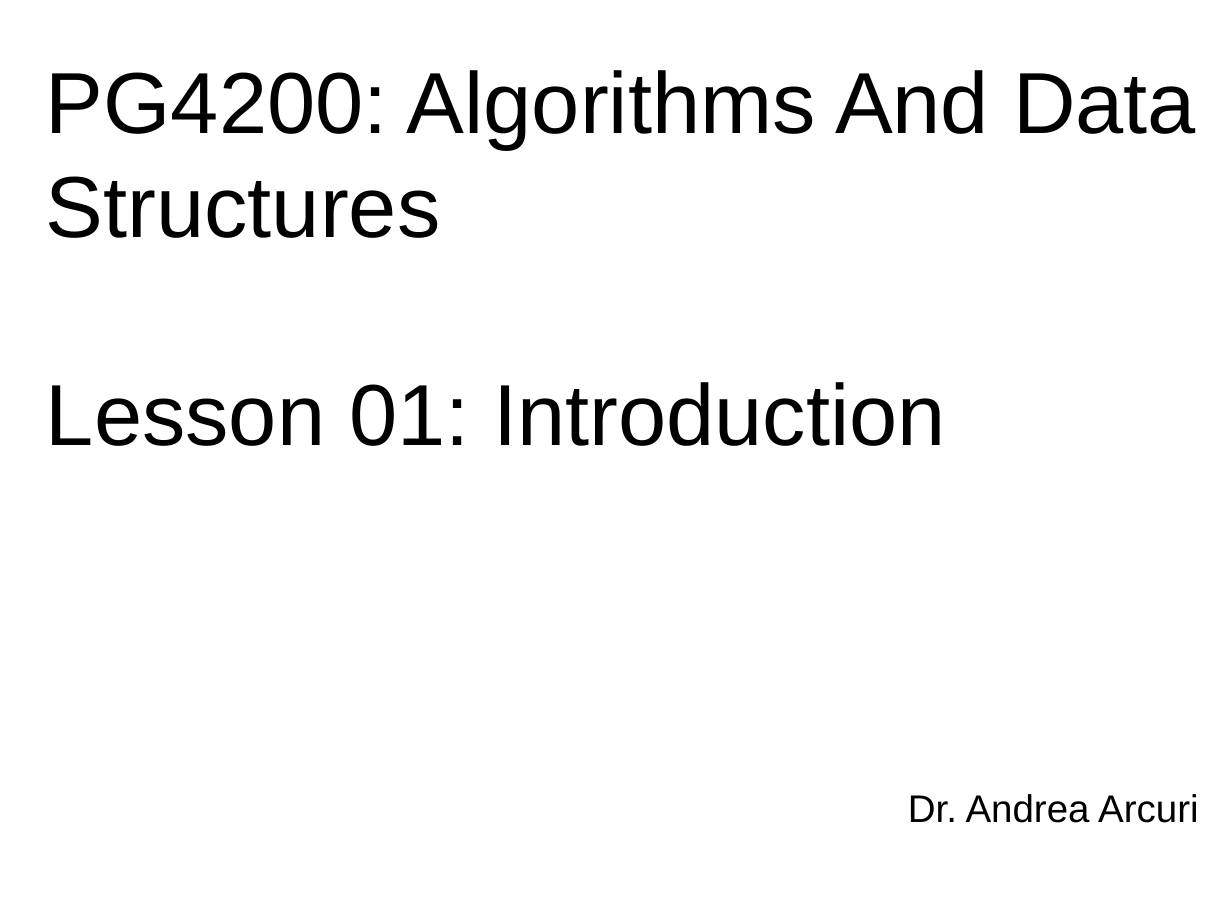
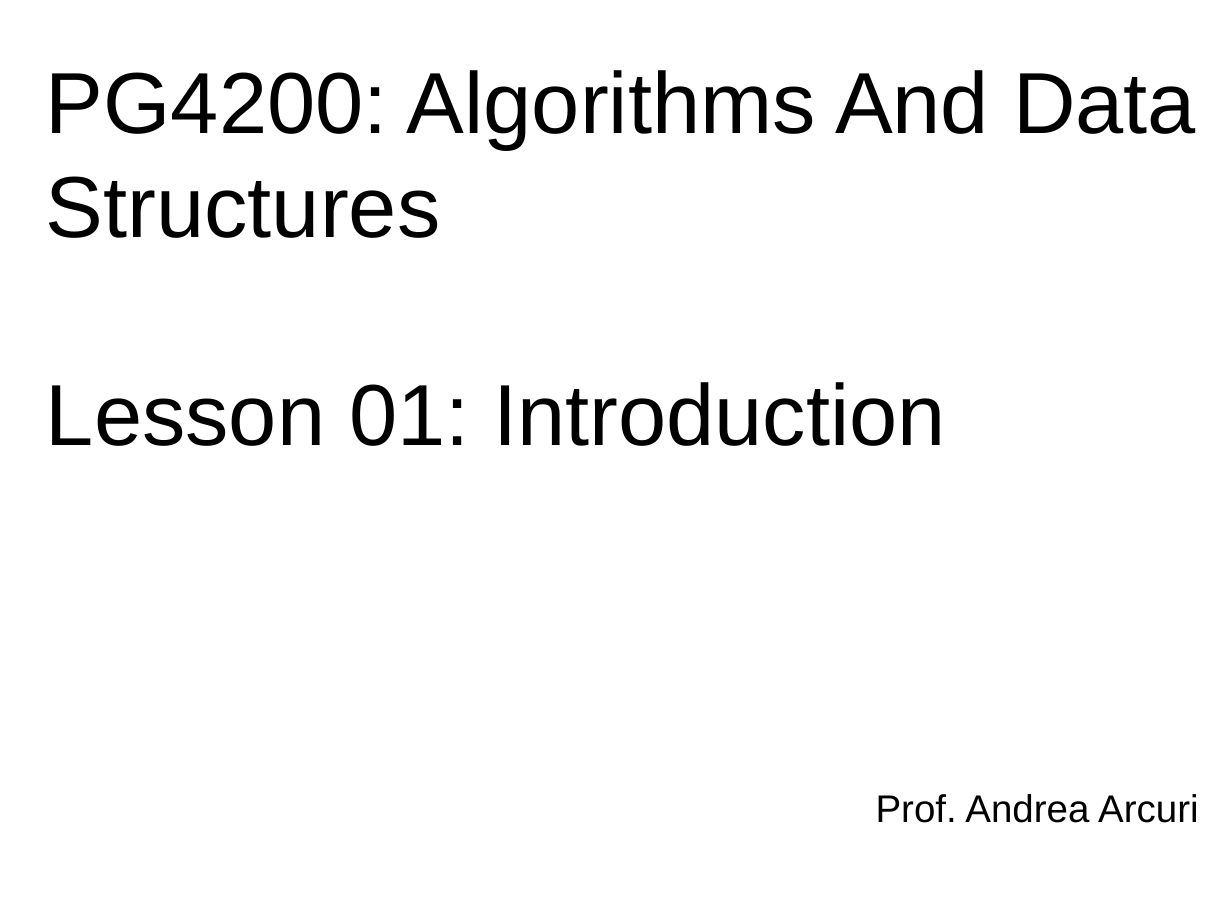
Before and after one commit to arcuri82/algorithms, a slide deck: slide 1 of docs/slides/01/01_intro.pptx. Drawn at 1232x924 pixels with LibreOffice and Linux fonts; fonts in the diff are those of the drawing. Boxes give left, top, right and bottom in pixels: in the first picture for what was removed or moved away, otherwise in the second. Text is boxed around its words. In the diff, an @@ line names an element or a change of style, - is before the commit and + after.

```diff
--- a/docs/slides/01/01_intro.pptx
+++ b/docs/slides/01/01_intro.pptx
@@ text at bbox=[876, 794, 1199, 823]: text changed @@
-Dr. Andrea Arcuri
+Prof. Andrea Arcuri
```
Also in this commit, not shown: 6 other slides changed, 9 slides added, 2 other files.
